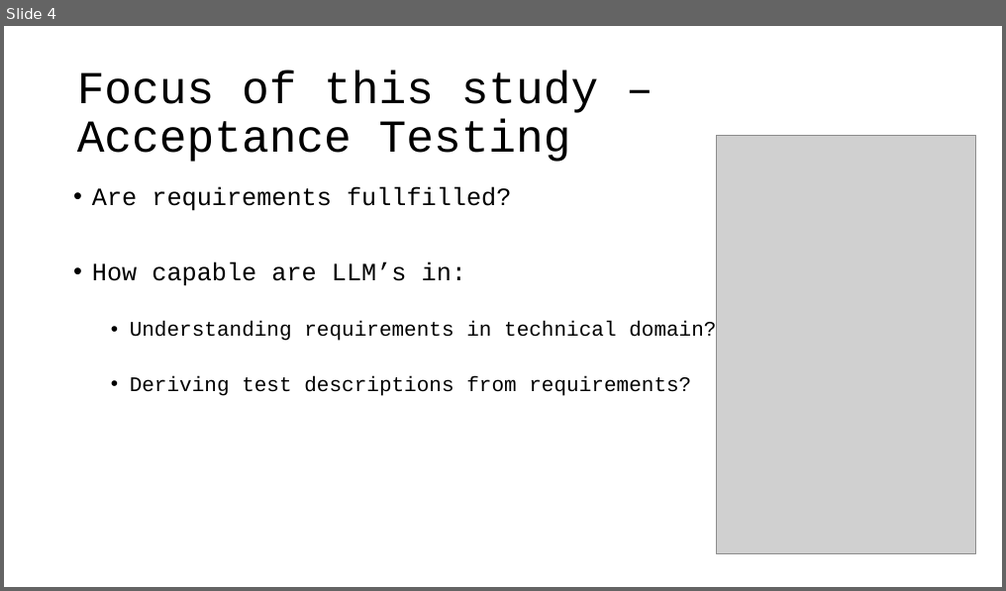
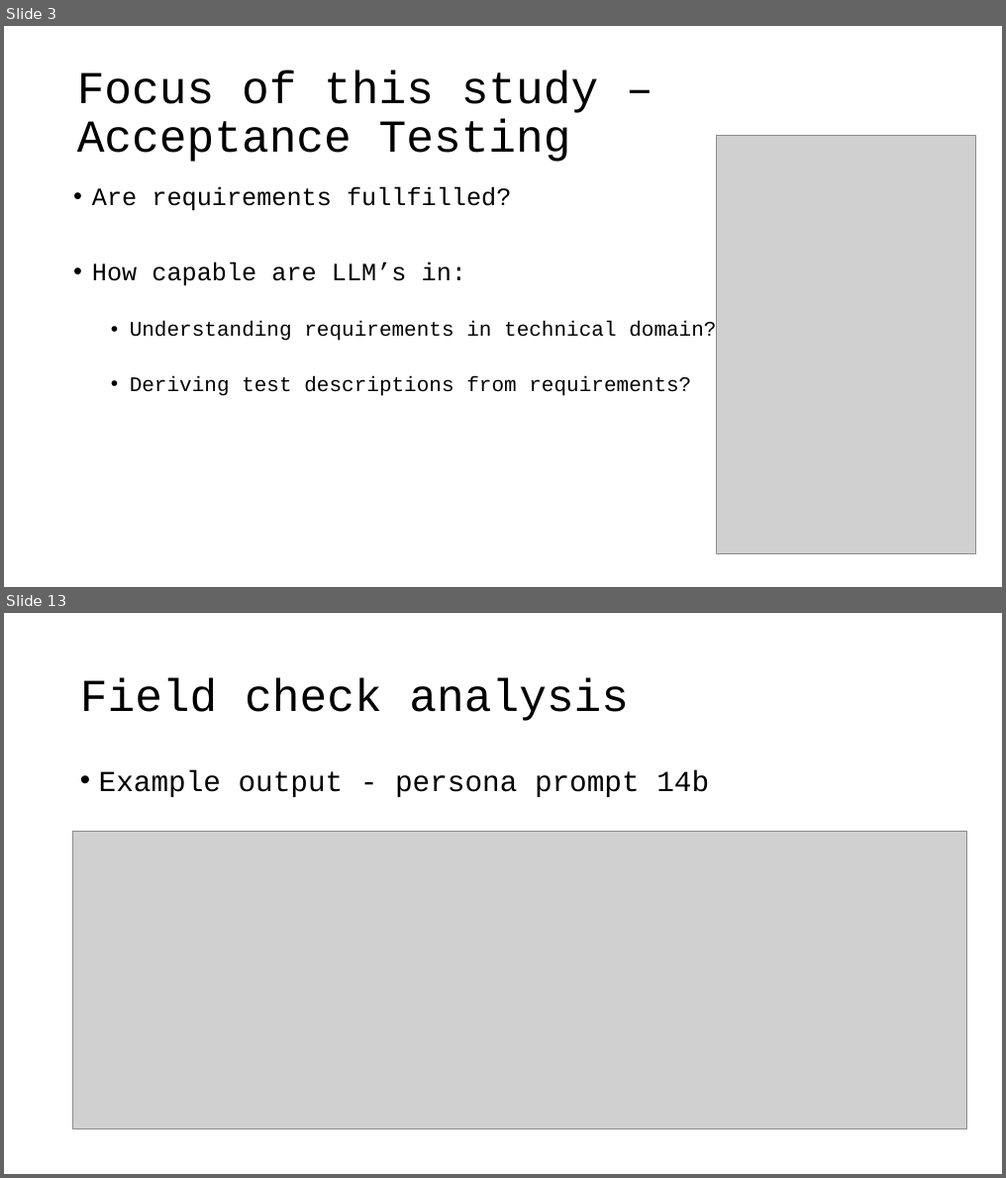
Before and after one commit to as-cal8/RBST-prompt-engineering, a slide deck: presentation/RBST_prompt-eng [Autosaved].pptx. Shown one above the other, each under a label of ours: slide 4 before the commit, slides 3 and 13 after it; the slides between them are not shown. The pictures are 1006x591 and 1006x1178 pixels, drawn with LibreOffice and Linux fonts; fonts in the diff are those of the drawing; grey boxes stand for pictures. Boxes give left, top, right and bottom in pixels: in the first picture for what was removed or moved away, otherwise in the second. Text is boxed around its words. In the diff, an @@ line names an element or a change of style, - is before the commit and + after.

```diff
--- a/presentation/RBST_prompt-eng [Autosaved].pptx
+++ b/presentation/RBST_prompt-eng [Autosaved].pptx
@@ slide 13 added at (x1=4, y1=613, x2=1002, y2=1174), background #FFFFFF @@
@@ title added at (x1=80, y1=679, x2=629, y2=721), 44 pt, text #000000 @@
+Field check analysis
@@ text added at (x1=99, y1=770, x2=709, y2=797), 28 pt, text #000000 @@
+• Example output - persona prompt 14b
@@ picture added at (x1=73, y1=831, x2=967, y2=1130) @@
@@ what was slide 4 is now slide 3 @@
```
Also in this commit, not shown: 5 slides changed, 4 other slides added, 2 slides removed, 10 other files.
